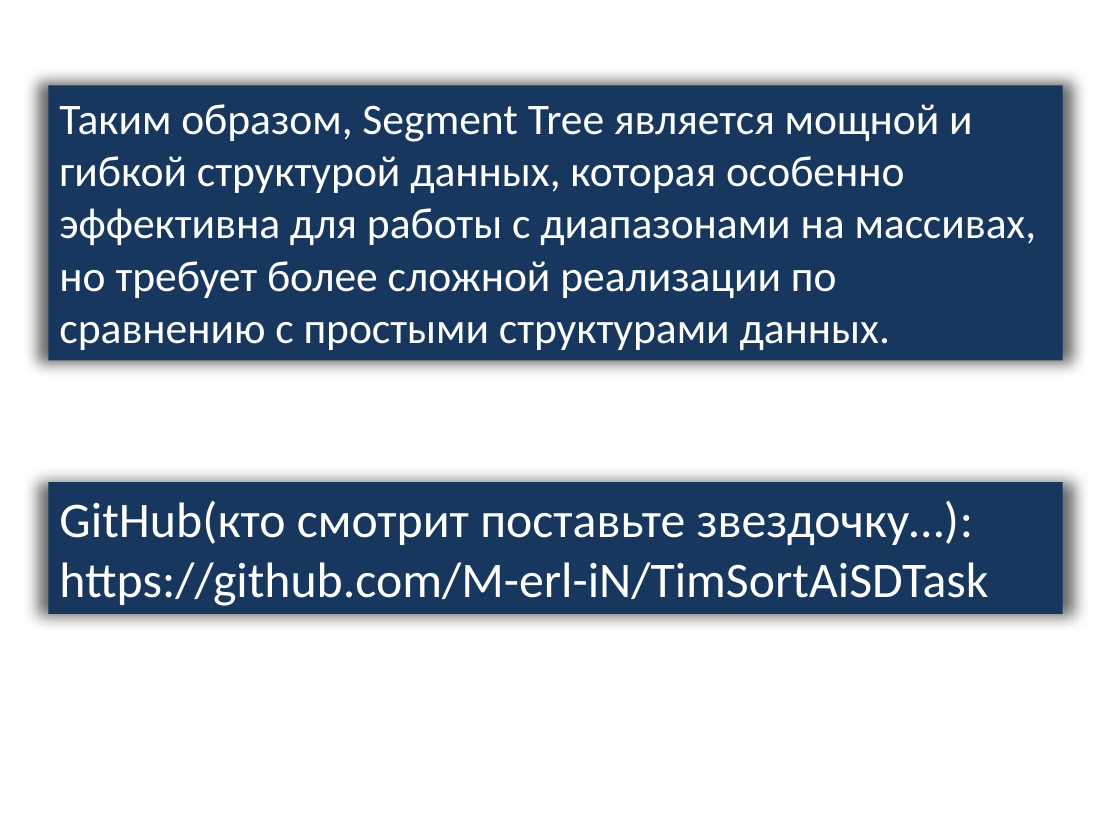
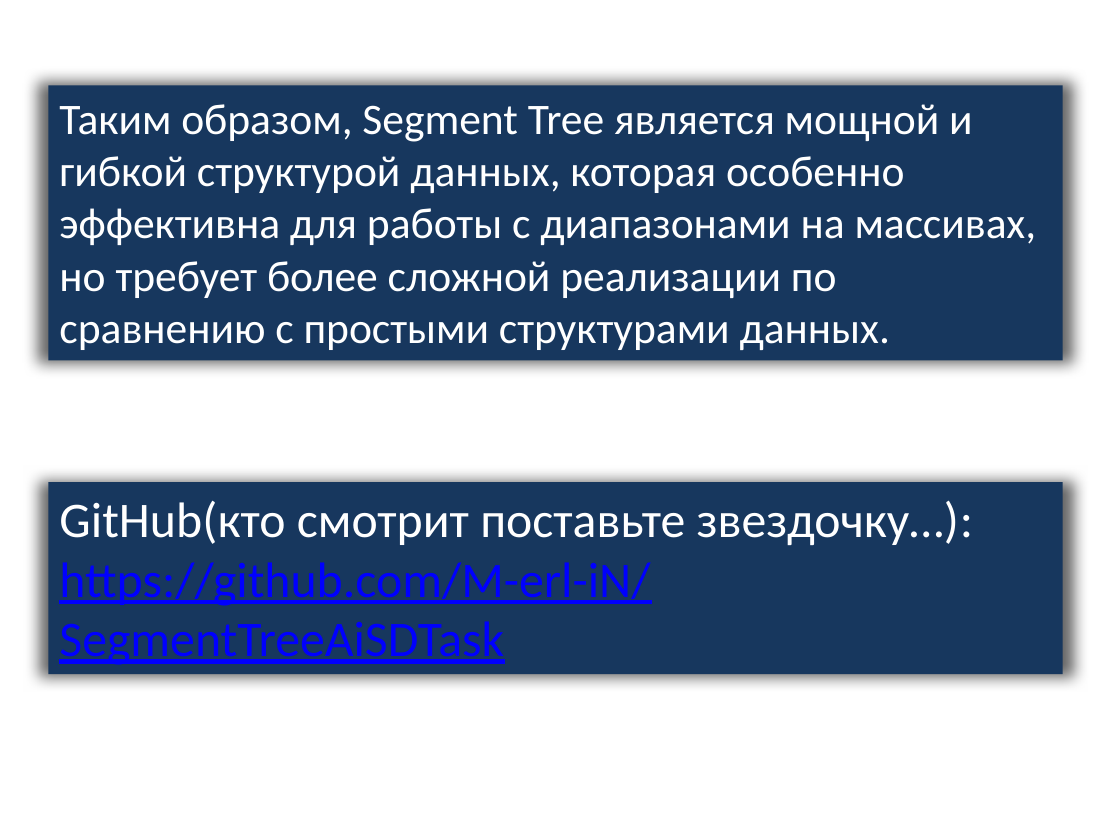
Before and after one commit to M-erl-iN/SegmentTreeAiSDTask, a slide deck: slide 8 of SegmentTree.pptx. Drawn at 1120x840 pixels with LibreOffice and Linux fonts; fonts in the diff are those of the drawing; background and template pictures are left out. Boxes give left, top, right and bottom in pixels: in the first picture for what was removed or moved away, otherwise in the second. Text is boxed around its words. In the diff, an @@ line names an element or a change of style, - is before the commit and + after.

Commit message:
final

```diff
--- a/SegmentTree.pptx
+++ b/SegmentTree.pptx
@@ rectangle "GitHub(кто смотрит поставьте звездочку…):": place and size @@
-rectangle "GitHub(кто смотрит поставьте звездочку…):" at <box>48,482,1063,614</box>
+rectangle "GitHub(кто смотрит поставьте звездочку…):" at <box>48,482,1063,674</box>
@@ text in rectangle at <box>59,562,650,665</box>: text changed; text colour #FFFFFF to #0000FF @@
-https://github.com/M-erl-iN/TimSortAiSDTask
+https://github.com/M-erl-iN/SegmentTreeAiSDTask
```
